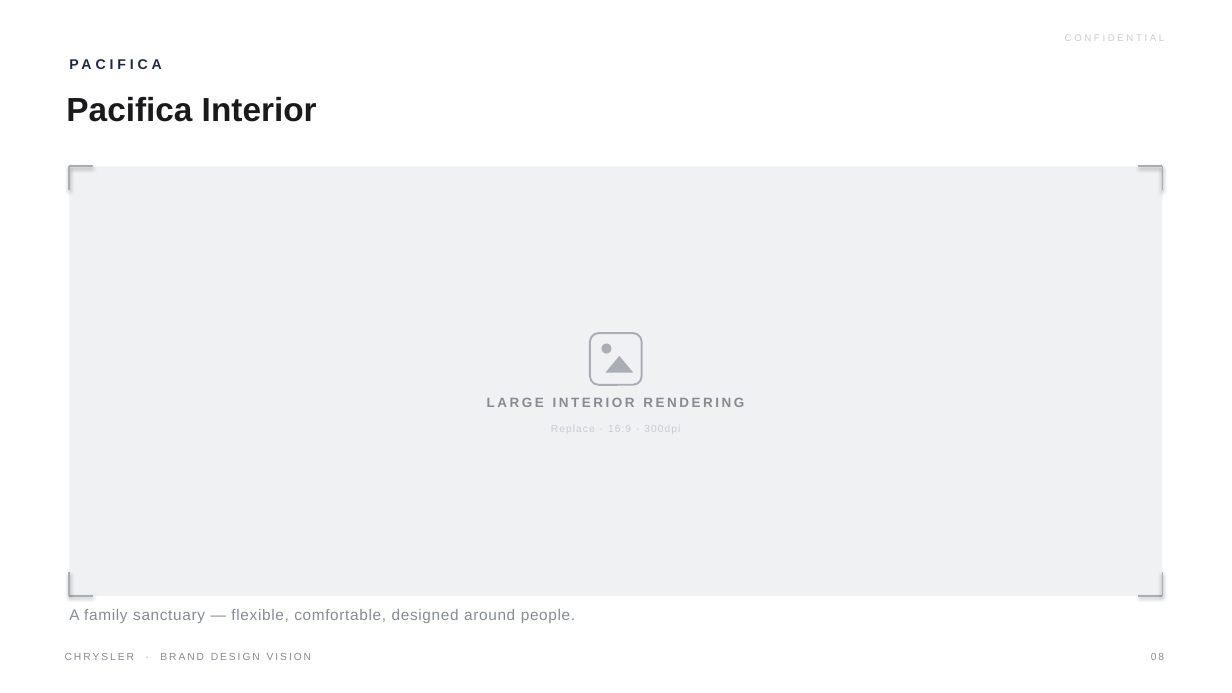
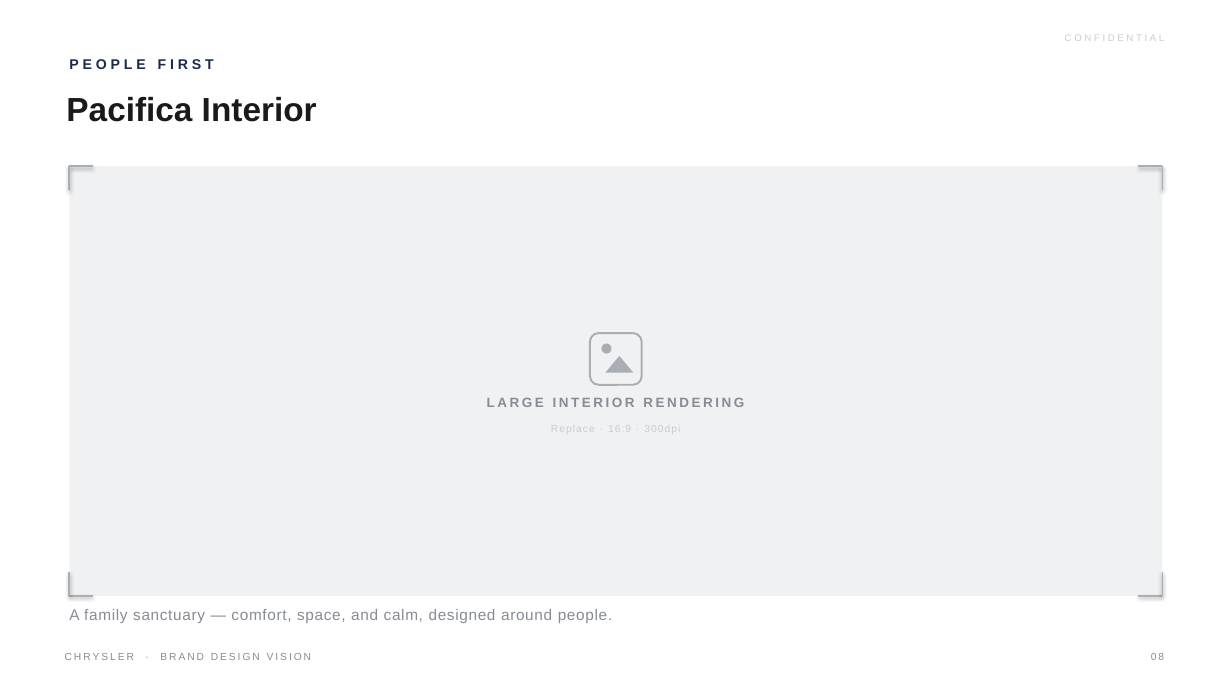
Before and after one commit to LG-Succe55/CLAUDE, a slide deck: slide 8 of Chrysler_Brand_Design_Vision.pptx. Drawn at 1232x693 pixels with LibreOffice and Linux fonts; fonts in the diff are those of the drawing. Boxes give left, top, right and bottom in pixels: in the first picture for what was removed or moved away, otherwise in the second. Text is boxed around its words. In the diff, an @@ line names an element or a change of style, - is before the commit and + after.

```diff
--- a/Chrysler_Brand_Design_Vision.pptx
+++ b/Chrysler_Brand_Design_Vision.pptx
@@ text at [69, 59, 214, 69]: text changed @@
-PACIFICA
+PEOPLE FIRST
@@ text at [69, 609, 612, 623]: text changed @@
-A family sanctuary — flexible, comfortable, designed around people.
+A family sanctuary — comfort, space, and calm, designed around people.
```
Also in this commit, not shown: 16 other slides changed, 1 other file.
